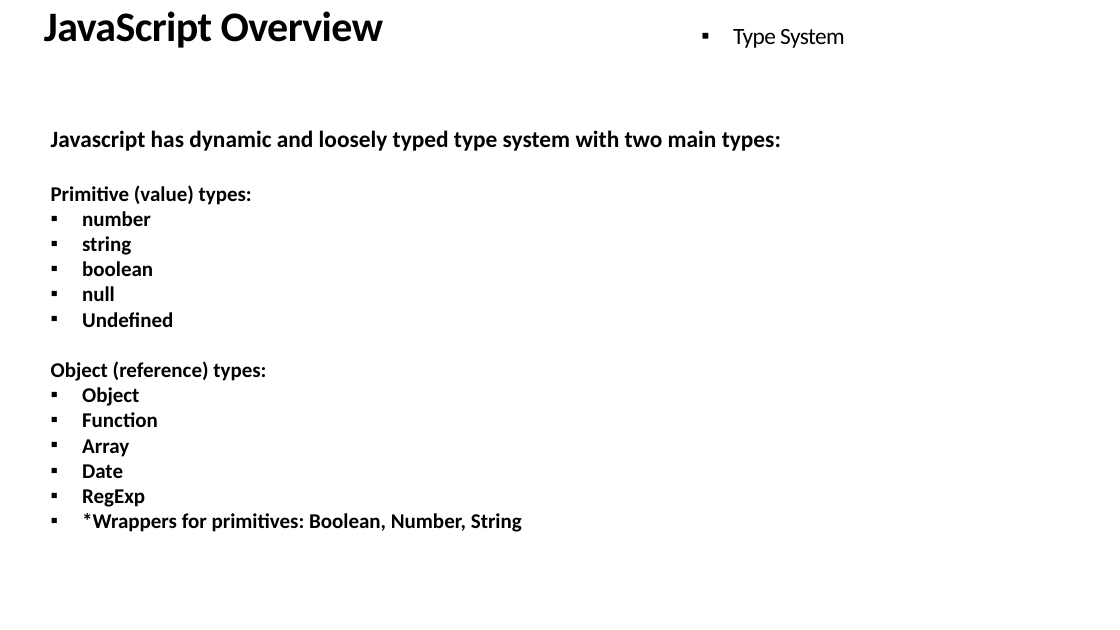
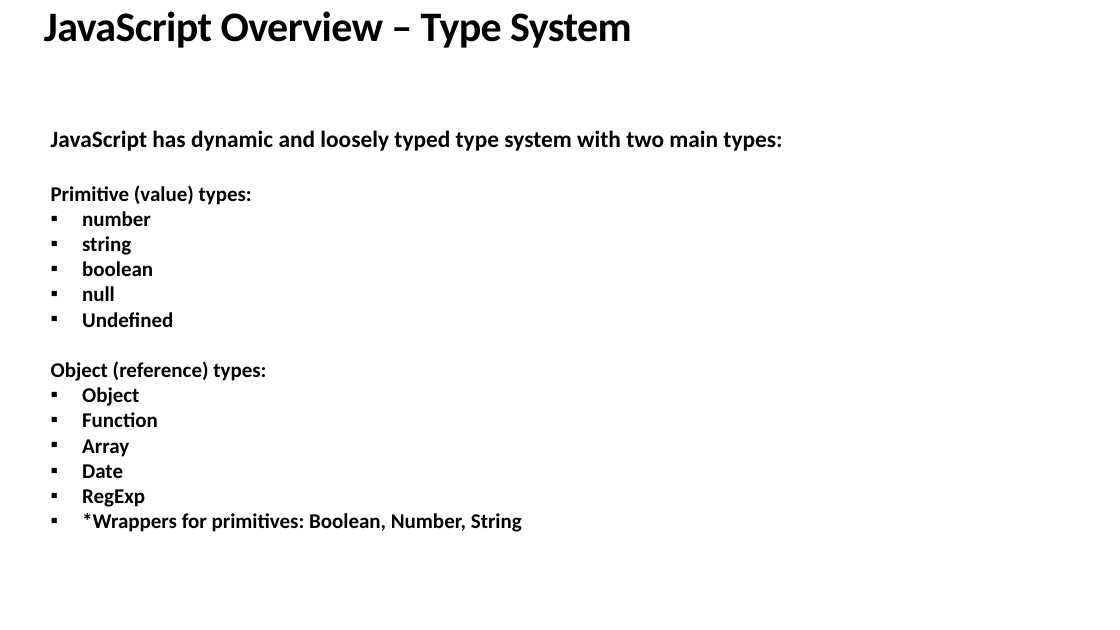
Before and after one commit to srdjan/workshop-functional-js, a slide deck: slide 3 of Functional-javascript.pptx. Drawn at 1120x630 pixels with LibreOffice and Linux fonts; fonts in the diff are those of the drawing. Boxes give left, top, right and bottom in pixels: in the first picture for what was removed or moved away, otherwise in the second. Text is boxed around its words. In the diff, an @@ line names an element or a change of style, - is before the commit and + after.

```diff
--- a/Functional-javascript.pptx
+++ b/Functional-javascript.pptx
@@ text at (44,11,632,48): text changed @@
-JavaScript Overview
+JavaScript Overview – Type System
@@ text removed at (733,29,845,48) @@
-▪ Type System
@@ text at (51,130,782,151): text changed @@
-Javascript has dynamic and loosely typed type system with two main types:
+JavaScript has dynamic and loosely typed type system with two main types:
```
Also in this commit, not shown: 38 other slides changed, 2 other files.
